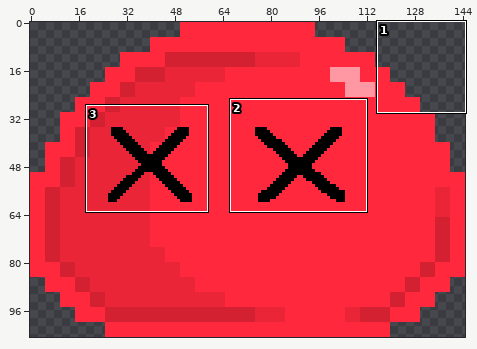
Two versions of one sprite sheet, Red_Slime_Hit.png. The first picture is a wide view before the edit; the outline marks the close-up.
Close-up. Old version:
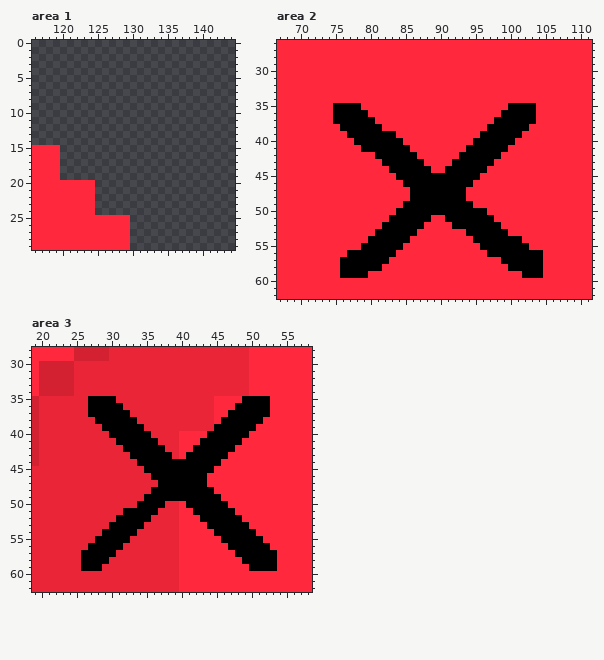
The file is 145x105 pixels. Colours within 5 levels of each other are drawn and written as one. Shown: area 1: x 116..144, y 0..29; area 2: x 67..111, y 26..62; area 3: x 19..58, y 28..62.
And afterwards:
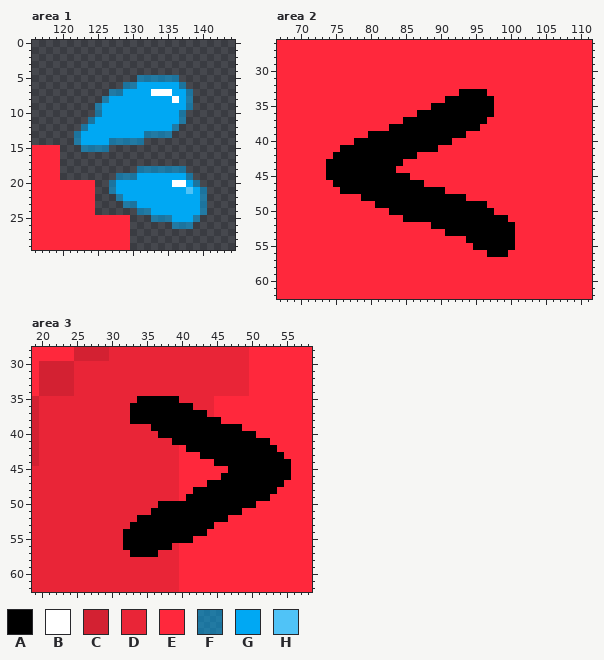
Palette (. is transparent): A #000000  B #ffffff  C #d32132  D #e92537  E #ff283c  F #00a8f384  G #00a8f3  H #50c3f7
The exact change:
Changed rows in their new state; - is an unchanged pixel.
Area 1:
first column x 122:
 5 ---------FFFFFF----
 6 -------FFGGGGGGF---
 7 -----FFGGGGBBBGGF--
 8 ----FGGGGGGGGGBGF--
 9 ---FGGGGGGGGGGGGF--
10 ---FGGGGGGGGGGGF---
11 --FGGGGGGGGGGGGF---
12 -FGGGGGGGGGGGGF----
13 FGGGGGGGGGFFFF-----
14 FGGGGFFFFF---------
15 -FFFF--------------
18 ---------FFFFFFF---
19 ------FFFGGGGGGGF--
20 -----FGGGGGGGGBBGF-
21 -----FGGGGGGGGGGHGF
22 ------FGGGGGGGGGGGF
23 -------FFGGGGGGGGGF
24 ---------FFGGGGGGGF
25 -----------FFFGGGF-
26 --------------FFF--
Area 2:
first column x 74:
33 -------------------AAAA--------
34 -----------------AAAAAAA-------
35 -EEEE----------AAAAAAAAA--EEEE-
36 -EEEEE-------AAAAAAAAAAA-EEEEE-
37 -EEEEEE----AAAAAAAAAAAA-EEEEEE-
38 --EEEEEE-AAAAAAAAAAAAA-EEEEEE--
39 ---EEE----AAAAAAAAAA--EEEEEE---
40 -----------AAAAAAA---EEEEEE----
41 --AAA-------AAAA----EEEEEE-----
42 -AAAAAA------------EEEEEE------
43 AAAAAAAA---EEE----EEEEEE-------
44 AAAAAAAAA-EEEEE--EEEEEE--------
45 AAAAAAAAAA--EEEEEEEEEE---------
46 -AAAAAAAAAA---EEEEEEE----------
47 --AAAAAAAAAA-----EEE-----------
48 -----AAAAAAA-------------------
49 -------AAAA----------AA--------
50 ---------A-------------A-------
51 ---------EE----AA-------AA-----
52 --------EEEEEE-AAA-------AA----
53 -------EEEEEE----AAA------A----
54 ------EEEEEE--------A------E---
55 -----EEEEEE----------A-----EE--
56 ---EEEEEEE----------------EEEEE
57 --EEEEEEE----------------EEEEEE
58 --EEEEEE------------------EEEEE
59 --EEEE----------------------EEE
Area 3:
first column x 26:
35 -DDDD---AAAAAA---------EEEE---
36 -DDDDD-AAAAAAAAA------EEEEE---
37 -DDDDDDAAAAAAAAAAA---EEEEEE---
38 --DDDDD-AAAAAAAAAAAAEEEEEE----
39 ---DDDDDD-AAAAAAAAA----EE-----
40 ----DDDDDD-AAAAAAA------A-----
41 -----DDDDDD--AAAA------AAAA---
42 ------DDDDDD---A------AAAAAA--
43 -------DDDDDD--EE----AAAAAAAA-
44 --------DDDDDDEEEEE-AAAAAAAAAA
45 ---------DDDDDEEEEE--AAAAAAAAA
46 ----------DDDDEEEE--AAAAAAAAAA
47 -----------DDDEEEEAAAAAAAAAAA-
48 ----------DDDDEE---AAAAAAAAA--
49 ---------DDDDDE-----AAAAAAA---
50 --------DDD-AAA------AAAA-----
51 ------DDDD-AAAAA------A-------
52 -----DDD--AAAAAAA----EE-------
53 ----DDD--AAAAAAAAA-EEEEE------
54 ---DDD--AAAAAAAAAA-EEEEEE-----
55 --DDDD-AAAAAAAAA----EEEEEE----
56 -DDDDDAAAAAAA--------EEEEEE---
57 DDDDD--AAAA-----------EEEEEE--
58 DDDD-------------------EEEEE--
59 DDD---------------------EEEE--
Boxes around the changes in both close-ups, in picture pixels (x1, y1, x2, y2):
added: (74, 75, 207, 229)
changed: (326, 89, 543, 278)
changed: (81, 396, 291, 571)
